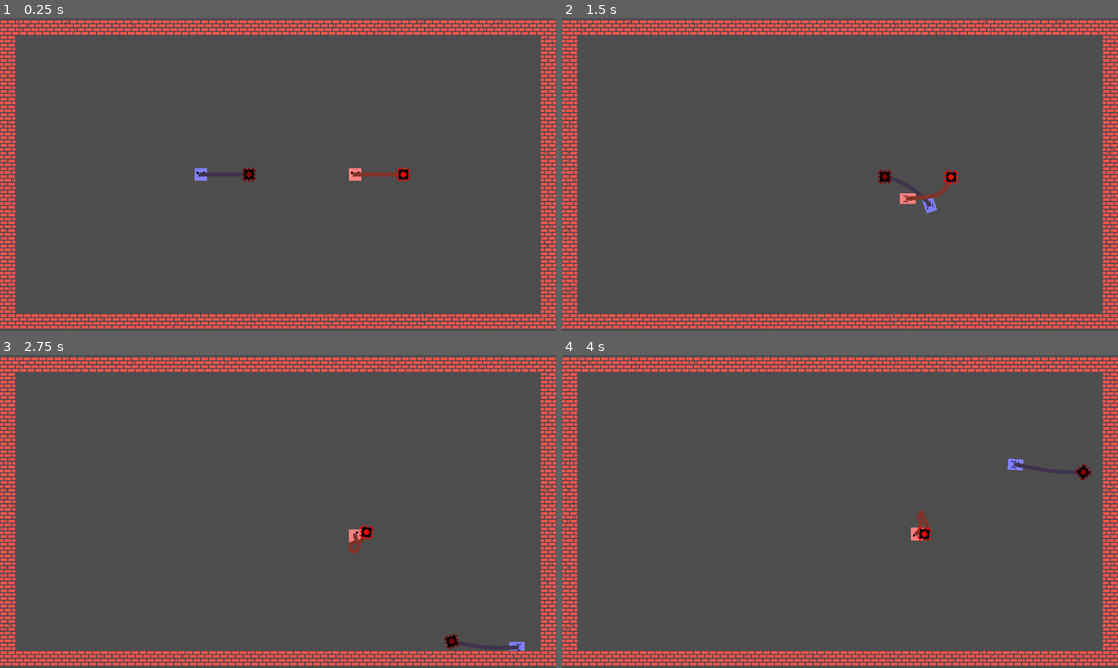
Above: before the commit, frames 1-4 (two rows, left to right).
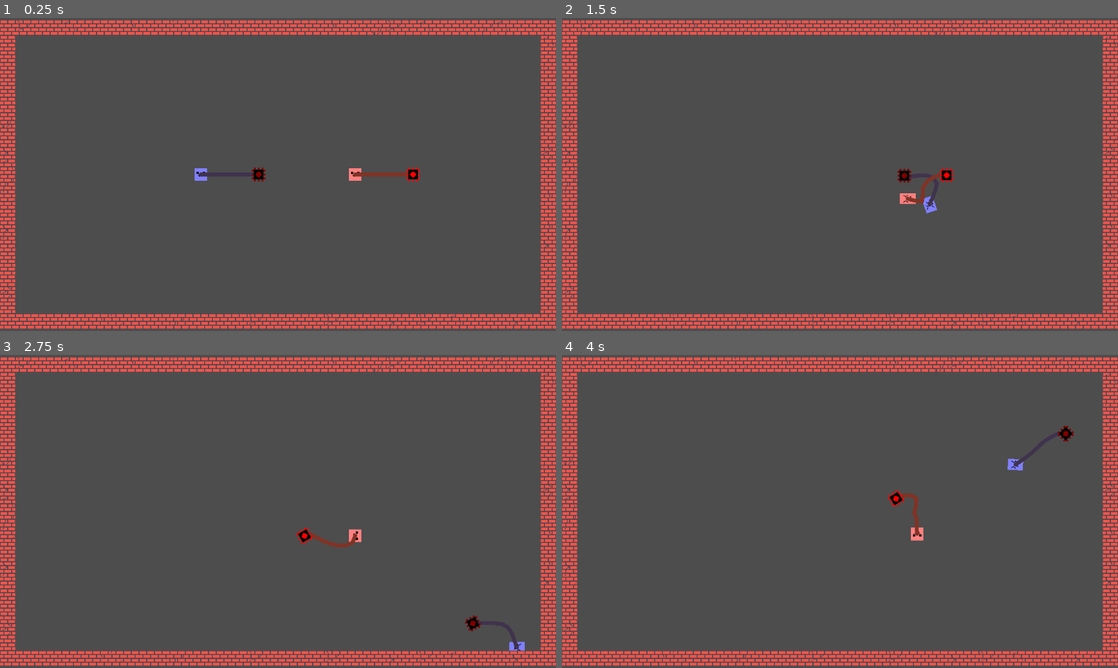
Above: after the commit, the same moments.

Repository: ThatOtherAndrew/DaydreamWales
Game: Godot game, scene res://scenes/BrickLevel.tscn
The game is run twice, just before and just after one commit, with the same random seed, the same clock (stepped at 60 frames per second) and the same inputs.
Inputs:
- Up to frame 1 (0.25 s): no input
- Up to frame 2 (1.5 s): tap Enter at 0.5 s; hold D (move_right) 0.53-1.28 s; tap Down (p2_move_down) at 0.6 s; hold S (move_down) from 1.28 s (still down); tap Left (p2_move_left) at 1.35 s
- Up to frame 3 (2.75 s): release S (move_down) at 2.03 s; hold D (move_right) from 2.03 s (still down); tap Right (p2_move_right) at 2.1 s
- Up to frame 4 (4 s): release D (move_right) at 2.78 s; hold W (move_up) 2.78-3.53 s; tap Up (p2_move_up) at 2.85 s; hold A (move_left) from 3.53 s (still down); tap Down (p2_move_down) at 3.6 s

The runs differ from the first frame. In frame 1, 0.3% of the frame differs, in the area x 43-76%, y 47-53%; in frame 2, 0.6%; in frame 3, 0.7%; in frame 4, 0.7%, in the area x 58-96%, y 22-60%.

Commit message:
claude code cooked, again

Diff:
--- a/scenes/Mace.tscn
+++ b/scenes/Mace.tscn
@@ -9,9 +9,10 @@
 [node name="Mace" type="RigidBody2D"]
 collision_layer = 8
 collision_mask = 9
+mass = 0.5
 gravity_scale = 0.0
-linear_damp = 10.0
-angular_damp = 5.0
+linear_damp = 2.0
+angular_damp = 3.0
 script = ExtResource("2")
 
 [node name="Sprite2D" type="Sprite2D" parent="."]
--- a/scripts/MaceSystem.gd
+++ b/scripts/MaceSystem.gd
@@ -1,6 +1,6 @@
 extends Node2D
 
-@export var rope_length: float = 50.0
+@export var rope_length: float = 60.0
 @export var segment_count: int = 8
 @export var rope_stiffness: float = 50.0
 @export var rope_damping: float = 10.0
@@ -59,8 +59,8 @@
     for i in range(1, rope_segments.size() - 1):  # Don't update last segment here
         var segment = rope_segments[i]
         if not segment.pinned:
-            # Simple velocity with consistent damping - no special cases
-            var velocity = (segment.position - segment.old_position) * 0.98
+            # Less damping for more energy preservation and responsiveness
+            var velocity = (segment.position - segment.old_position) * 0.995
             segment.old_position = segment.position
             segment.position += velocity
 
@@ -78,11 +78,14 @@
         var excess = current_dist - segment_length
         var pull_direction = (second_last.position - mace.global_position).normalized()
 
-        # Simple proportional force based on how much it's stretched
-        var pull_force = pull_direction * excess * 500.0
+        # Stronger force for more responsiveness, but still proportional
+        var pull_force = pull_direction * excess * 1500.0
 
-        # Light velocity damping to prevent oscillation
-        var damping = -mace.linear_velocity * 2.0
+        # Very light damping only when needed
+        var velocity_along_rope = mace.linear_velocity.dot(pull_direction)
+        var damping = Vector2.ZERO
+        if velocity_along_rope < -100:  # Only damp if moving away very fast
+            damping = pull_direction * velocity_along_rope * 0.5
 
         mace.apply_force(pull_force + damping)
 
@@ -92,8 +95,8 @@
     # Simple distance constraints - only prevent stretching, allow compression
     var expected_length = rope_length / segment_count
 
-    # Multiple passes for stability
-    for iteration in range(2):
+    # More iterations for tighter rope
+    for iteration in range(4):
         # Constrain each pair of segments
         for i in range(rope_segments.size() - 1):
             var seg1 = rope_segments[i]
@@ -103,8 +106,8 @@
             var distance = offset.length()
 
             # Only constrain if stretched (not compressed)
-            if distance > expected_length:
-                var correction = offset.normalized() * (distance - expected_length) * 0.5
+            if distance > expected_length * 1.01:  # Small tolerance
+                var correction = offset.normalized() * (distance - expected_length) * 0.8  # Stronger correction
 
                 if not seg1.pinned:
                     seg1.position += correction
